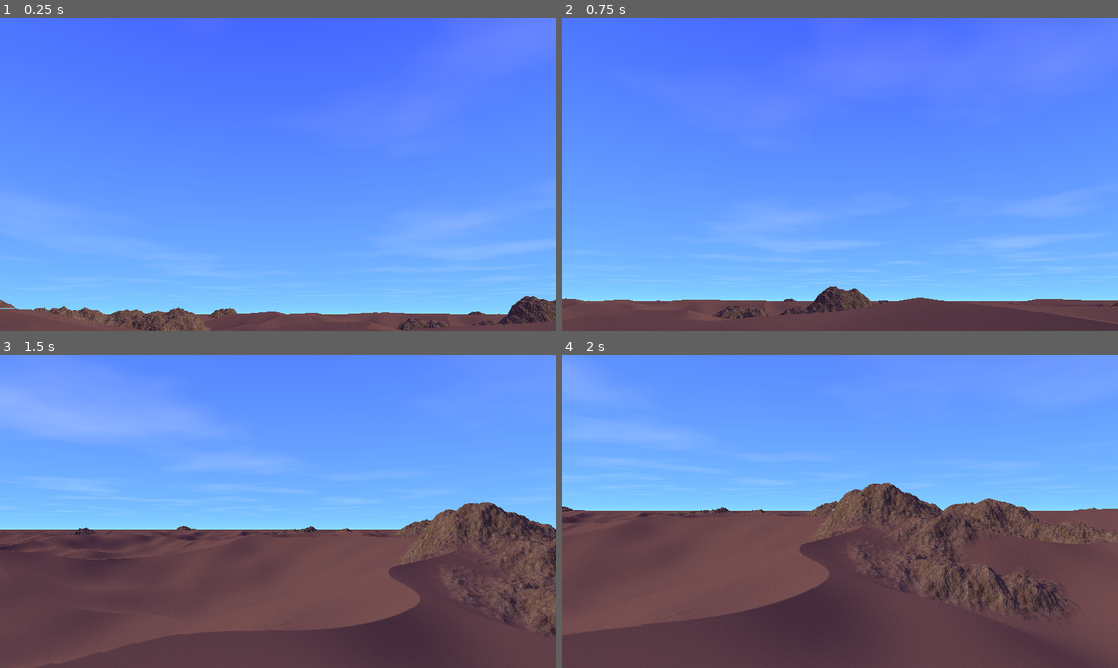
Above: before the commit, frames 1-4 (two rows, left to right).
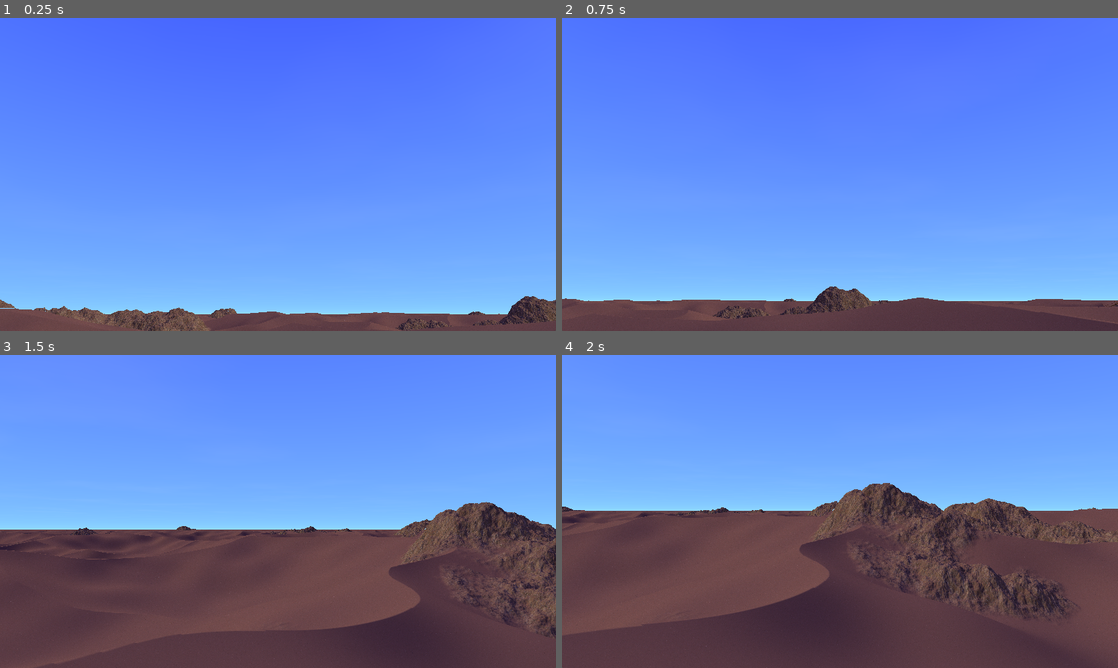
Above: after the commit, the same moments.

Repository: timo-eberl/realtime-graphics-exercises
Game: Godot game, scene res://scene.tscn
The game is run twice, just before and just after one commit, with the same random seed, the same clock (stepped at 60 frames per second) and the same inputs.
Inputs (mouse positions are in pixels of both pictures, inside the frame that each line leads up to):
- Up to frame 1 (0.25 s): no input
- Up to frame 2 (0.75 s): tap Enter at 0.5 s; move the mouse to (867, 174) at 0.52 s; hold W (move_forward) from 0.53 s (still down); tap R at 0.6 s
- Up to frame 3 (1.5 s): keep holding W (move_forward); move the mouse to (250, 511) at 1.27 s; tap M at 1.35 s
- Up to frame 4 (2 s): keep holding W (move_forward)

The runs differ from the first frame. In frame 1, less than 0.1% of the frame differs, in the area x 79-84%, y 64-67%; in frame 2, less than 0.1%; in frame 3, 2.0%, in the area x 0-48%, y 9-43%; in frame 4, less than 0.1%.

Commit message:
add moving clouds and differing cloud density during the day

Diff:
--- a/project-2/src/scene.gdshader
+++ b/project-2/src/scene.gdshader
@@ -34,10 +34,12 @@
 uniform sampler2D sun_color_gradient : filter_linear, repeat_enable;
 uniform sampler2D bloom_radius_gradient : filter_linear, repeat_enable;
 uniform sampler2D bloom_strength_gradient : filter_linear, repeat_enable;
-// textures
+// surface textures
 uniform sampler2D sand_albedo_texture : filter_linear, repeat_enable;
 uniform sampler2D rock_albedo_texture : filter_linear, repeat_enable;
+// clouds
 uniform sampler2D cloud_texture : filter_linear, repeat_enable;
+uniform sampler2D cloud_strength_gradient : filter_linear, repeat_enable;
 // controls after what distance the rocks will start to disappear
 uniform float cam_rock_fade_distance_start = 2000.0;
 uniform float cam_rock_fade_distance_end = 3000.0;
@@ -289,10 +291,13 @@
 	vec3 cloud_color = vec3(0.7);
 	if (t2 > 0.0) {
 		vec3 hitpoint = ray.p + t2 * ray.dir;
-		clouds = texture(cloud_texture, hitpoint.xz * 0.00003).x;
+		vec2 uv = hitpoint.xz * 0.00003;
+		uv.x += time_of_day * 0.1;
+		clouds = texture(cloud_texture, uv).x;
 		float cam_distance = distance(ray.p.xz, hitpoint.xz);
 		clouds *= clamp( inv_lerp(50000.0, 10000.0, cam_distance) ,0,1); // fade out in distance
-		clouds = clamp( mix(-0.5, 0.5, clouds) ,0,1);
+		float cloud_strength = texture(cloud_strength_gradient, vec2(time_of_day/24.0, 0)).x;
+		clouds = clamp( mix(-cloud_strength, cloud_strength, clouds) ,0,1);
 		// transmittance + reflection
 		cloud_color = shade(cloud_color, hitpoint, ray.dir) + shade(cloud_color, hitpoint, vec3(0,1,0));
 		cloud_color *= 0.5;
--- a/project-2/src/scene.tscn
+++ b/project-2/src/scene.tscn
@@ -18,6 +18,13 @@
 
 [sub_resource type="GradientTexture1D" id="GradientTexture1D_hhp7a"]
 gradient = SubResource("Gradient_dv2eu")
+
+[sub_resource type="Gradient" id="Gradient_yhhot"]
+offsets = PackedFloat32Array(0.0671141, 0.224832, 0.379195, 0.52349, 0.751678, 0.902685)
+colors = PackedColorArray(0, 0, 0, 1, 1, 1, 1, 1, 0.188235, 0.188235, 0.188235, 1, 0, 0, 0, 1, 1, 1, 1, 1, 0, 0, 0, 1)
+
+[sub_resource type="GradientTexture1D" id="GradientTexture1D_2u756"]
+gradient = SubResource("Gradient_yhhot")
 
 [sub_resource type="FastNoiseLite" id="FastNoiseLite_0h7bi"]
 
@@ -69,7 +76,7 @@
 shader_parameter/azimuth = 3.14159
 shader_parameter/elevation = 0.354389
 shader_parameter/vertical_fov_radians = 0.785398
-shader_parameter/time_of_day = 12.0
+shader_parameter/time_of_day = 13.05
 shader_parameter/cos_sun_radius = 0.999762
 shader_parameter/l_white = 2.0
 shader_parameter/exposure = 0.0
@@ -86,6 +93,7 @@
 shader_parameter/sand_albedo_texture = ExtResource("3_1qq44")
 shader_parameter/rock_albedo_texture = ExtResource("3_wrpgw")
 shader_parameter/cloud_texture = SubResource("NoiseTexture2D_na76e")
+shader_parameter/cloud_strength_gradient = SubResource("GradientTexture1D_2u756")
 
 [node name="Scene" type="Control"]
 layout_mode = 3
@@ -95,6 +103,7 @@
 grow_horizontal = 2
 grow_vertical = 2
 script = ExtResource("1_pttkg")
+time_of_day = 13.05
 time_speed = 5.0
 sun_radius_degrees = 1.25
 azimuth = 180.0
Not shown: 1 places in project-2/src/scene.tscn that only renumber resources
